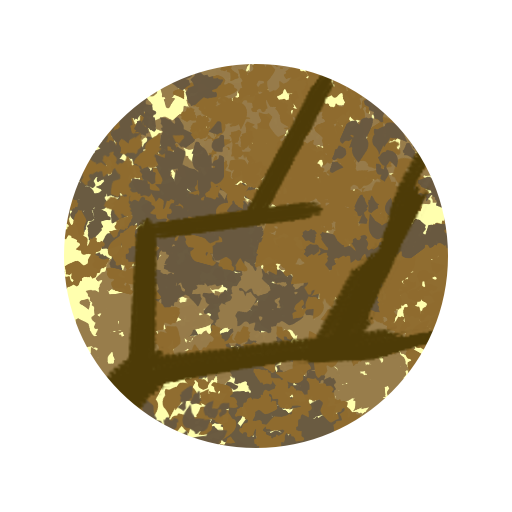
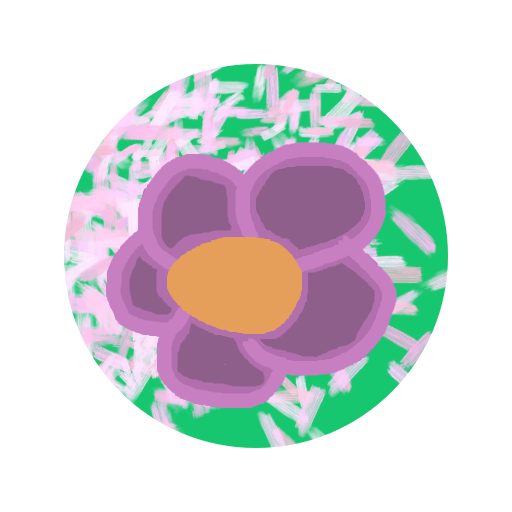
Before/after of a (512, 512) layered artwork. What changed in the layer stack:
moved "Copy of Paint Layer 1" into group "Branch" over (64, 64, 448, 448)
moved "Paint Layer 2" into group "Branch" over (64, 64, 448, 448)
added group "Flower" with 5 layers over (64, 64, 448, 448)
added layer "Paint Layer 8" in group "Flower" over (64, 128, 448, 448)
added layer "Paint Layer 9" in group "Flower" over (64, 128, 448, 448)
added layer "Paint Layer 10" in group "Flower" over (64, 128, 448, 448)
added layer "Paint Layer 7" in group "Flower" over (64, 64, 448, 448)
moved "Background" into group "Flower", painted on it over (64, 64, 448, 448)
